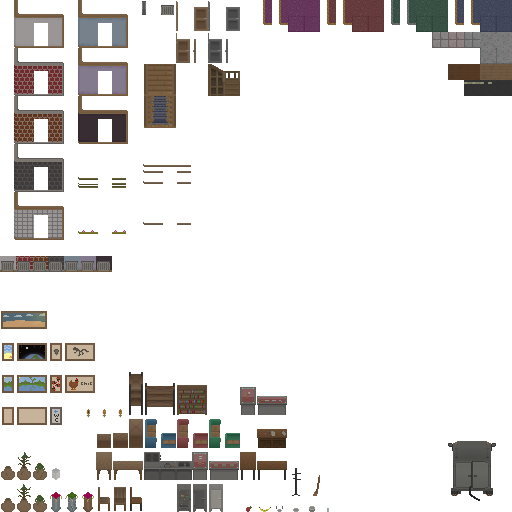
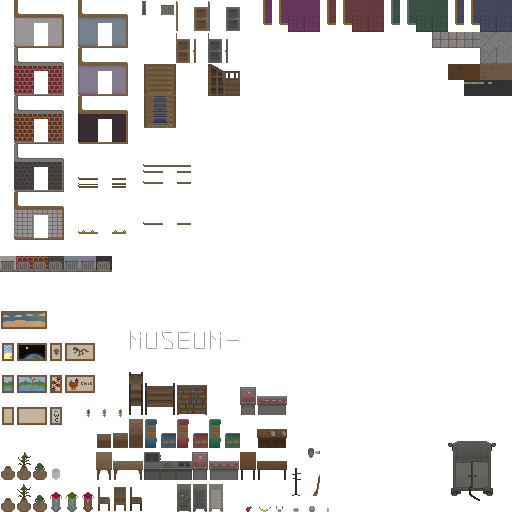
Before/after of a 512 x 512 layered artwork. What changed in the layer stack:
removed layer "Layer 3" over [130, 331, 320, 458]
added layer "Layer 10" (soft light, 61%) above "Layer 9" over [308, 450, 314, 456]
added layer "Layer 8" above "Layer 6" over [308, 448, 320, 458]
added layer "Layer 6" above "Layer 0" over [130, 331, 320, 458]
